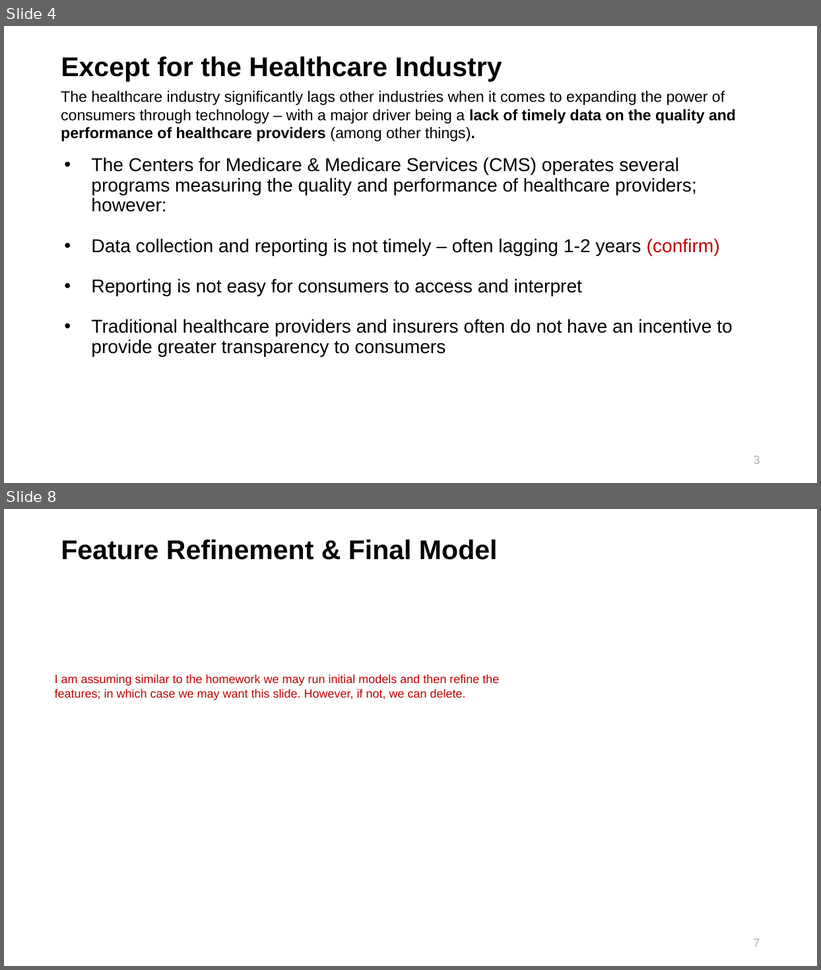
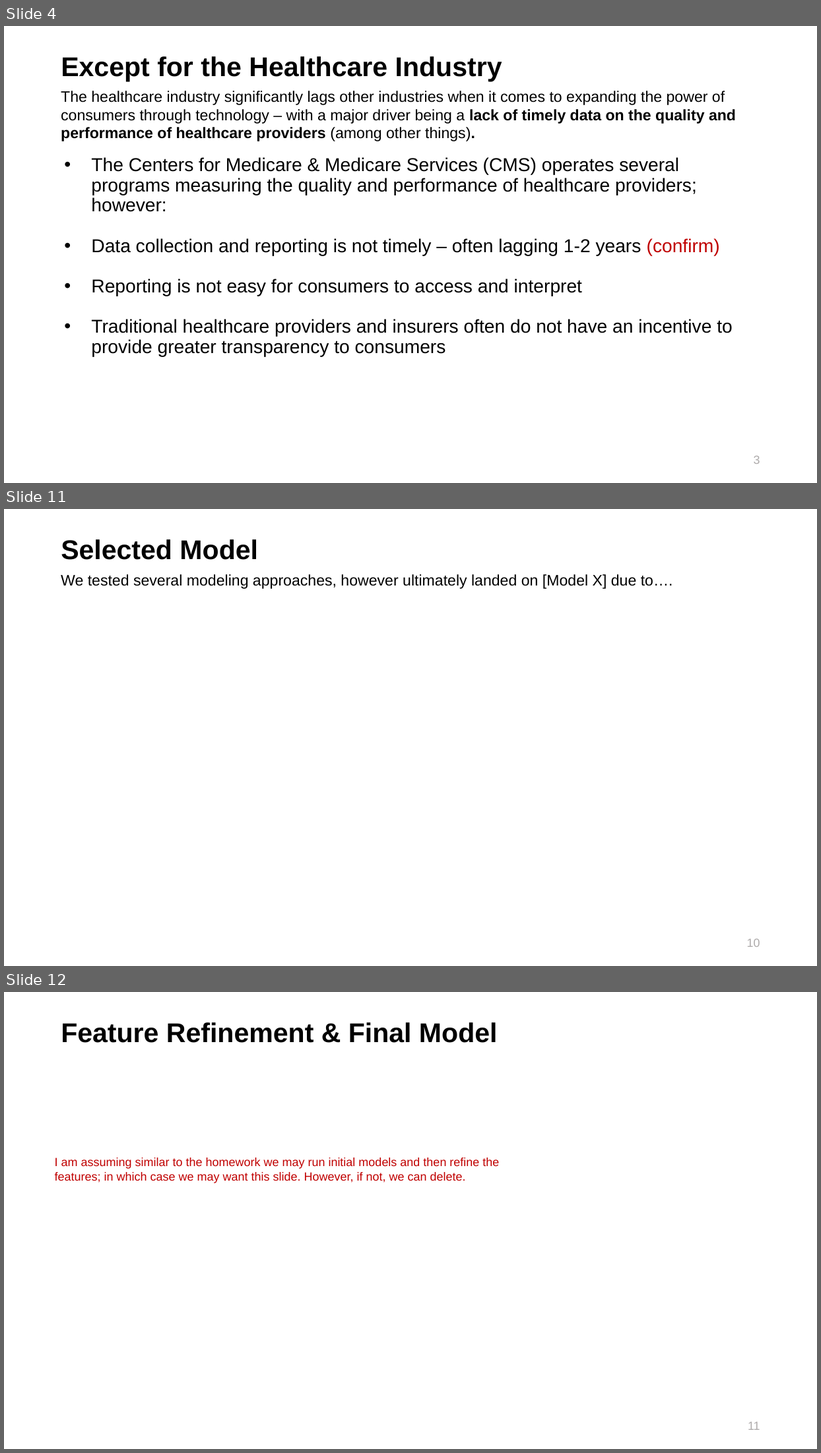
Before and after one commit to maringow/DataMiningGroupProject, a slide deck: Data Mining_Final Project_Hospital Ranking.pptx. Shown one above the other, each under a label of ours: slides 4 and 8 before the commit, slides 4, 11 and 12 after it; the slides between them are not shown. The pictures are 821x970 and 821x1453 pixels, drawn with LibreOffice and Linux fonts; fonts in the diff are those of the drawing; background and template pictures are left out. Boxes give left, top, right and bottom in pixels: in the first picture for what was removed or moved away, otherwise in the second. Text is boxed around its words. In the diff, an @@ line names an element or a change of style, - is before the commit and + after.

```diff
--- a/Data Mining_Final Project_Hospital Ranking.pptx
+++ b/Data Mining_Final Project_Hospital Ranking.pptx
@@ slide 11 added at [4, 509, 817, 966], background picture (left out) @@
@@ title added at [61, 539, 258, 560], 32 pt, text #000000, bold @@
+Selected Model
@@ text added at [61, 574, 673, 589], 18 pt, text #000000 @@
+We tested several modeling approaches, however ultimately landed on [Model X] due to….
@@ page number added at [747, 939, 760, 947], 14 pt, text #AEABAB @@
+10
@@ what was slide 8 is now slide 12 @@
@@ page number at [748, 1422, 760, 1430]: text changed @@
-7
+11
```
Also in this commit, not shown: 5 slides changed, 3 other slides added.
